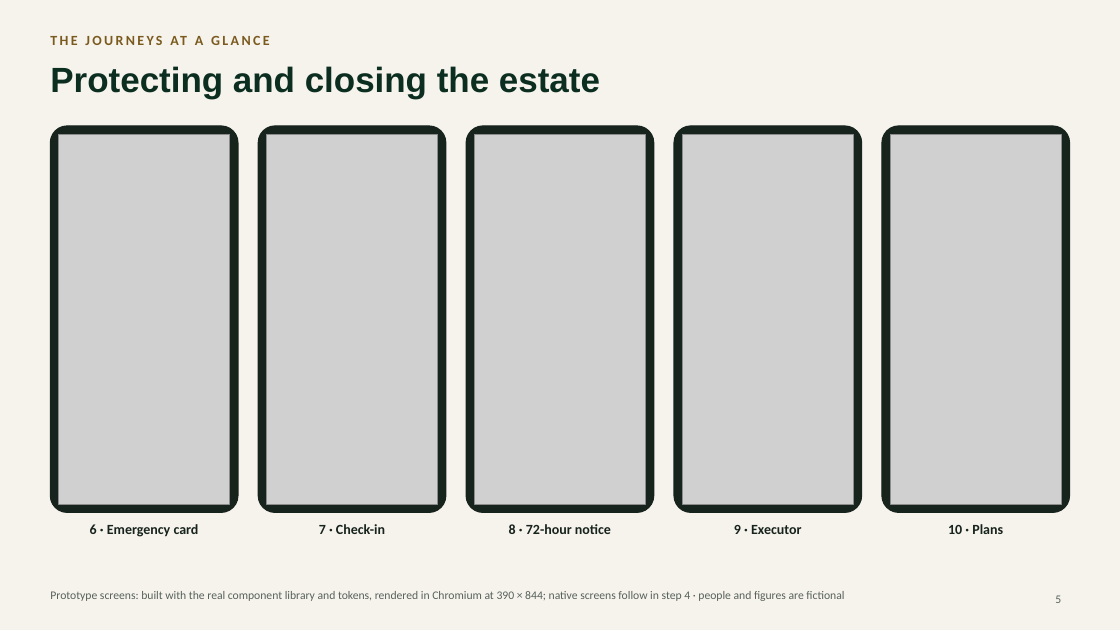
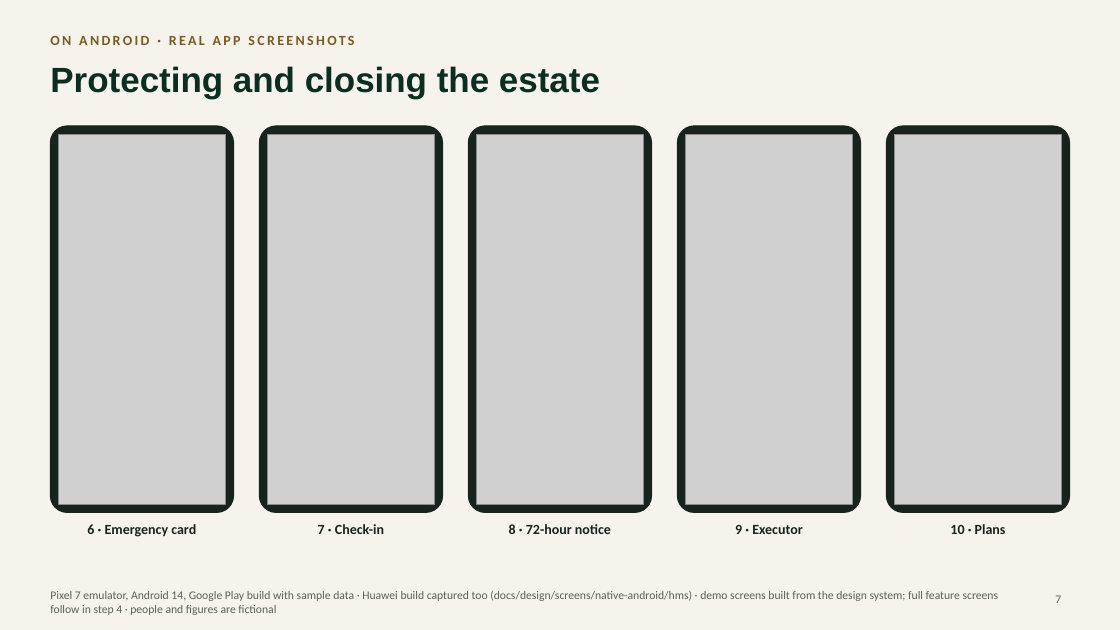
Before and after one commit to faztmobile/lifa, a slide deck: slide 7 of docs/architecture/Lifa-mobile-end-to-end.pptx (slide 5 before the commit). Drawn at 1120x630 pixels with LibreOffice and Linux fonts; fonts in the diff are those of the drawing; grey boxes stand for pictures. Boxes give left, top, right and bottom in pixels: in the first picture for what was removed or moved away, otherwise in the second. Text is boxed around its words. In the diff, an @@ line names an element or a change of style, - is before the commit and + after.

```diff
--- a/docs/architecture/Lifa-mobile-end-to-end.pptx
+++ b/docs/architecture/Lifa-mobile-end-to-end.pptx
@@ text at bbox=[50, 36, 354, 45]: text changed @@
-THE JOURNEYS AT A GLANCE
+ON ANDROID · REAL APP SCREENSHOTS
@@ rounded rectangle: place and size @@
-rounded rectangle at bbox=[50, 126, 238, 513]
+rounded rectangle at bbox=[50, 126, 234, 513]
@@ picture: place and size @@
-picture at bbox=[59, 134, 229, 504]
+picture at bbox=[59, 134, 225, 504]
@@ picture: place and size @@
-picture at bbox=[682, 134, 853, 504]
+picture at bbox=[686, 134, 852, 504]
@@ proportions changed in 5 elements at bbox=[260, 126, 443, 513], bbox=[469, 126, 652, 513], bbox=[677, 126, 860, 513], bbox=[50, 126, 234, 513], bbox=[886, 126, 1070, 513] @@
@@ rounded rectangle: place and size @@
-rounded rectangle at bbox=[882, 126, 1070, 513]
+rounded rectangle at bbox=[886, 126, 1070, 513]
@@ picture: place and size @@
-picture at bbox=[891, 134, 1061, 504]
+picture at bbox=[895, 134, 1061, 504]
@@ text at bbox=[50, 590, 999, 615]: text changed @@
-Prototype screens: built with the real component library and tokens, rendered in Chromium at 390 × 844; native screens follow in step 4 · people and figures are fictional
+Pixel 7 emulator, Android 14, Google Play build with sample data · Huawei build captured too (docs/design/screens/native-android/hms) · demo screens built from the design system; full feature screens follow in step 4 · people and figures are fictional
@@ page number at bbox=[1055, 595, 1061, 603]: text changed @@
-5
+7
```
Also in this commit, not shown: 12 other slides changed, 2 slides added.
